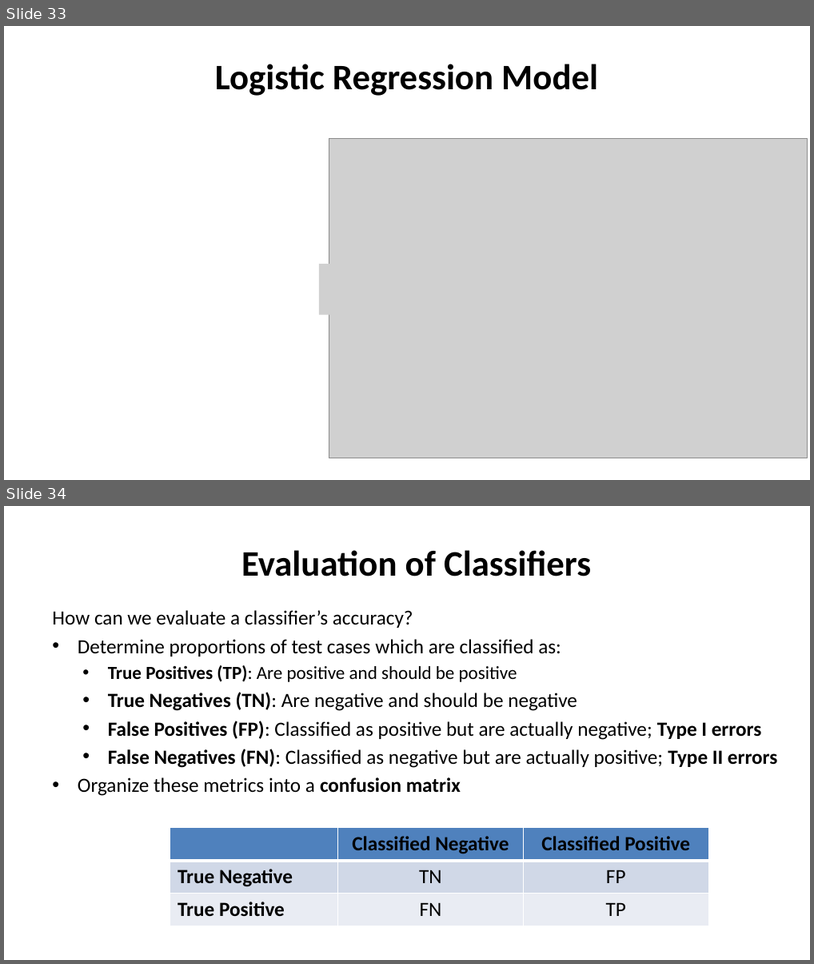
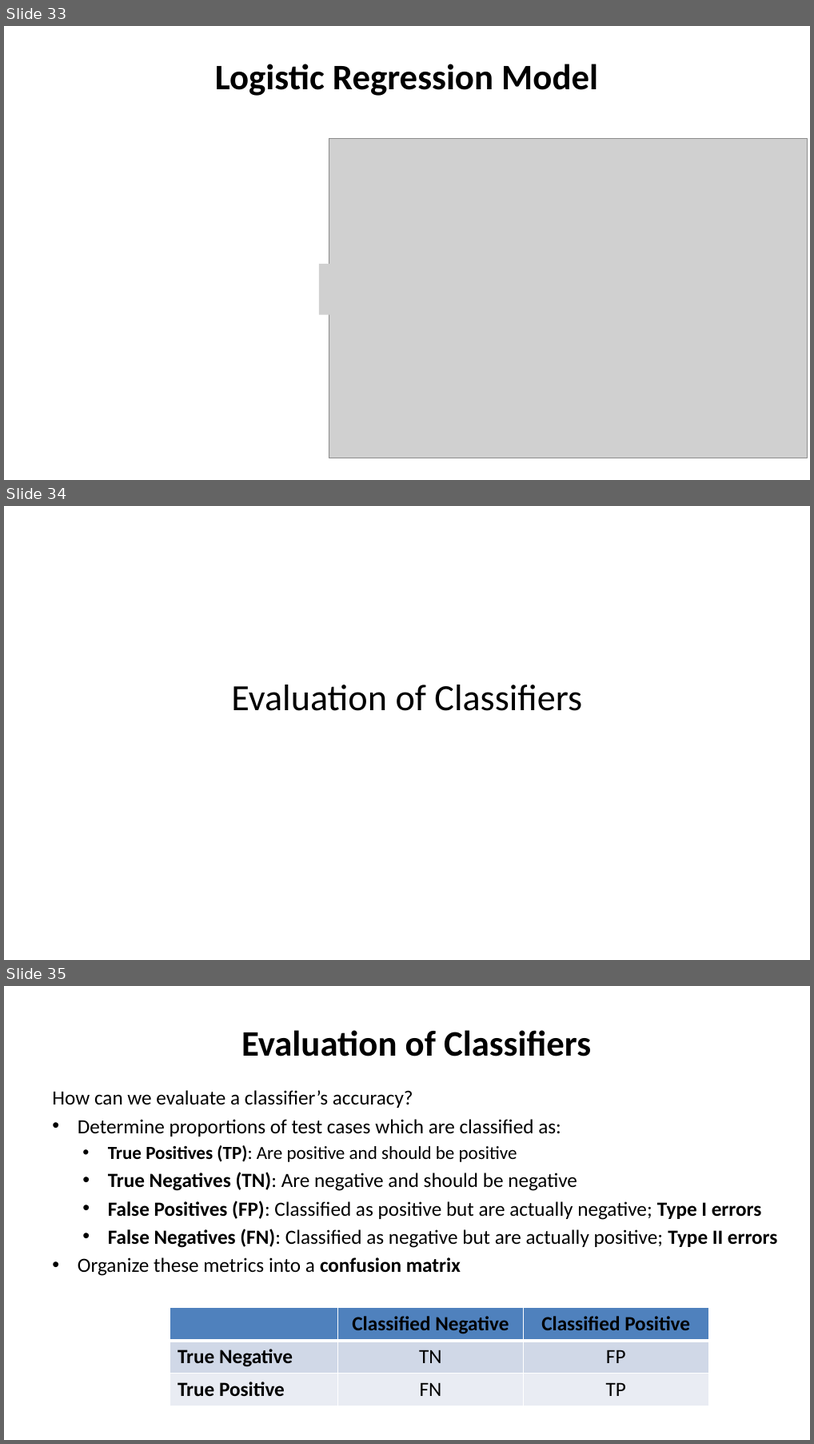
Before and after one commit to StephenElston/CSCI-E-83, a slide deck: LectureSlides/09_GeneralizingTheLinearModel.pptx. Shown one above the other, each under a label of ours: slides 33 and 34 before the commit, slides 33, 34 and 35 after it. The pictures are 814x964 and 814x1444 pixels, drawn with LibreOffice and Linux fonts; fonts in the diff are those of the drawing; grey boxes stand for pictures. Boxes give left, top, right and bottom in pixels: in the first picture for what was removed or moved away, otherwise in the second. Text is boxed around its words. In the diff, an @@ line names an element or a change of style, - is before the commit and + after.

```diff
--- a/LectureSlides/09_GeneralizingTheLinearModel.pptx
+++ b/LectureSlides/09_GeneralizingTheLinearModel.pptx
@@ slide 34 added at (x1=4, y1=506, x2=810, y2=960), background #FFFFFF @@
@@ title added at (x1=231, y1=684, x2=582, y2=711), 33 pt, text #000000 @@
+Evaluation of Classifiers
@@ what was slide 34 is now slide 35 @@
```
Also in this commit, not shown: 1 slide changed, 3 other slides added.
